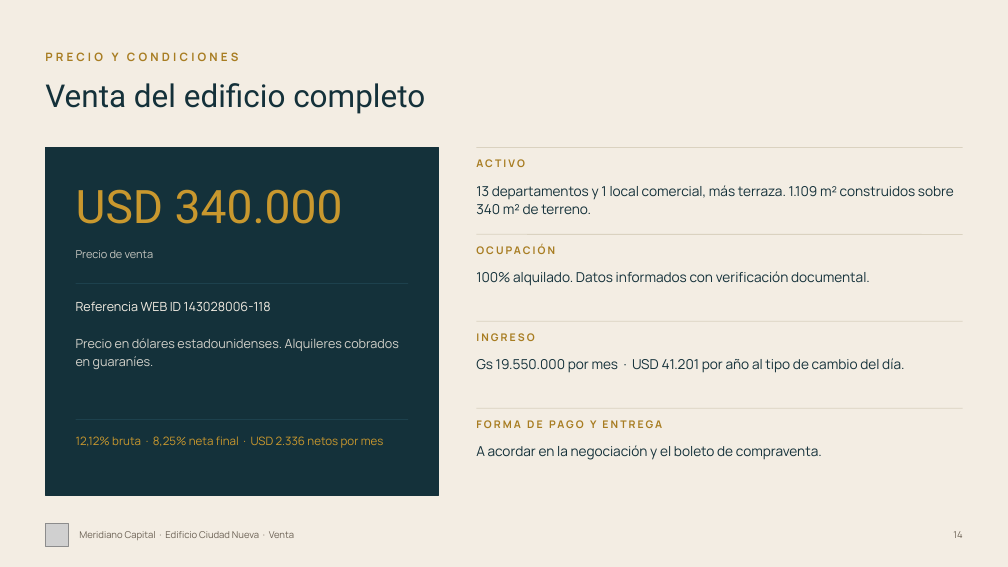
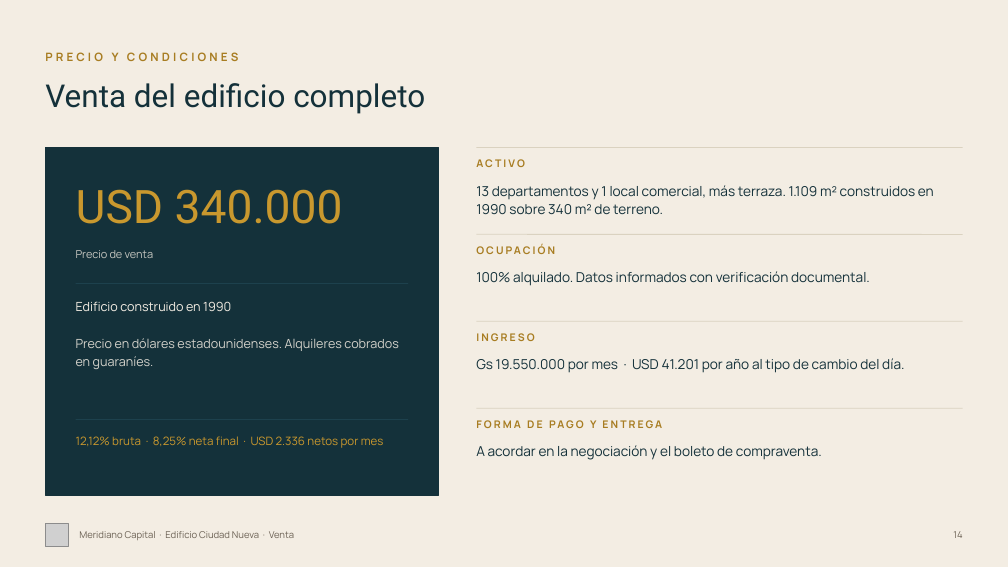
Before and after one commit to juanjosecastillo608/Meridiano-Capital, a slide deck: slide 14 of projects/edificio-ciudad-nueva/entregables/Edificio_Ciudad_Nueva_Meridiano_FINAL.pptx. Drawn at 1008x567 pixels with LibreOffice and Linux fonts; fonts in the diff are those of the drawing; grey boxes stand for pictures. Boxes give left, top, right and bottom in pixels: in the first picture for what was removed or moved away, otherwise in the second. Text is boxed around its words. In the diff, an @@ line names an element or a change of style, - is before the commit and + after.

```diff
--- a/projects/edificio-ciudad-nueva/entregables/Edificio_Ciudad_Nueva_Meridiano_FINAL.pptx
+++ b/projects/edificio-ciudad-nueva/entregables/Edificio_Ciudad_Nueva_Meridiano_FINAL.pptx
@@ text at (476,185,934,214): text changed @@
-13 departamentos y 1 local comercial, más terraza. 1.109 m² construidos sobre 340 m² de terreno.
+13 departamentos y 1 local comercial, más terraza. 1.109 m² construidos en 1990 sobre 340 m² de terreno.
@@ text at (76,301,231,311): text changed @@
-Referencia WEB ID 143028006-118
+Edificio construido en 1990
```
Also in this commit, not shown: 5 other slides changed, 20 other files.
